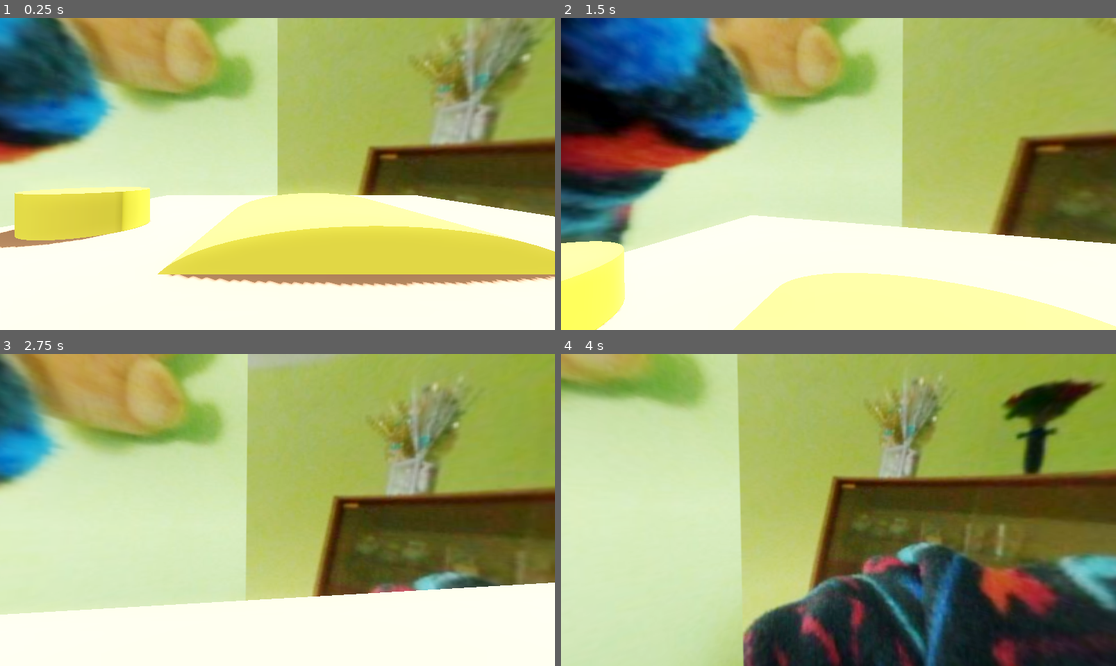
Above: before the commit, frames 1-4 (two rows, left to right).
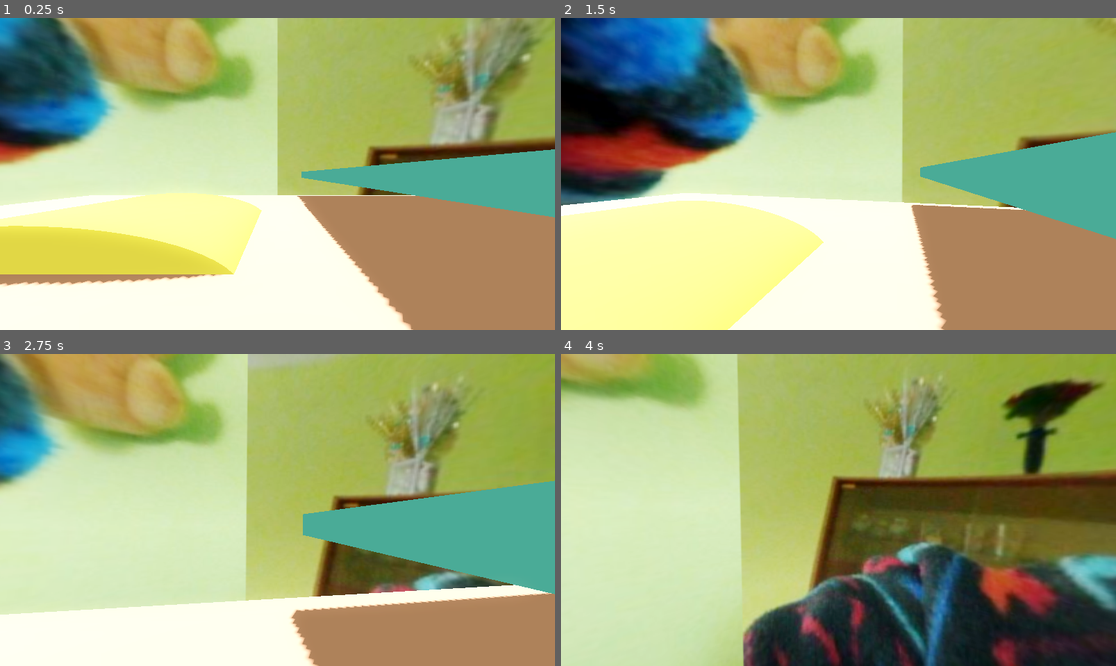
Above: after the commit, the same moments.

Repository: bondo-codeo/third-person-game
Game: Godot game, scene res://world scenes/world.tscn
Two runs of this game, one before a commit and one after it. Both use one fixed random seed, a clock stepped at 60 frames per second and the inputs below.
Inputs (mouse positions are in pixels of both pictures, inside the frame that each line leads up to):
- Up to frame 1 (0.25 s): no input
- Up to frame 2 (1.5 s): tap Enter at 0.5 s; move the mouse to (866, 174) at 0.52 s; hold W (forward) from 0.53 s (still down); tap Space (jump) at 0.6, 0.77, 1.07, 1.35 s; move the mouse to (810, 174) at 1.27 s
- Up to frame 3 (2.75 s): keep holding W (forward); tap Space (jump) at 1.52, 1.82, 2.1 s; move the mouse to (288, 503) at 2.02 s
- Up to frame 4 (4 s): keep holding W (forward); move the mouse to (832, 516) at 2.77 s; tap Space (jump) at 2.85, 3.02, 3.32, 3.6, 3.77 s; move the mouse to (877, 513) at 3.52 s

The runs differ from the first frame. In frame 1, 35% of the frame differs, in the area x 0-100%, y 42-100%; in frame 2, 43%, in the area x 0-100%, y 36-100%; in frame 3, 19%; in frame 4, nothing differs.

Commit message:
added custom resource for player movement
has three variables for now walkspeed, jumpvelocity, lerpdrag

Diff:
--- /dev/null
+++ b/custom resources/scripts/playerMovementData.gd
@@ -0,0 +1,6 @@
+class_name playerMovementData
+extends Resource
+
+@export var walkSpeed = 5
+@export var jumpVelocity = 4
+@export var lerpDrag = 20
--- /dev/null
+++ b/custom resources/tres/normalMovement.tres
@@ -0,0 +1,9 @@
+[gd_resource type="Resource" script_class="playerMovementData" load_steps=2 format=3 uid="uid://dke513kobsbh3"]
+
+[ext_resource type="Script" path="res://custom resources/scripts/playerMovementData.gd" id="1_0ojbi"]
+
+[resource]
+script = ExtResource("1_0ojbi")
+walkSpeed = 5
+jumpVelocity = 4
+lerpDrag = 20
--- a/player assets/character.tscn
+++ b/player assets/character.tscn
@@ -1,6 +1,7 @@
-[gd_scene load_steps=5 format=3 uid="uid://cx8df2xm2muud"]
+[gd_scene load_steps=6 format=3 uid="uid://cx8df2xm2muud"]
 
 [ext_resource type="Script" path="res://scripts/player/character.gd" id="1_etjqj"]
+[ext_resource type="Resource" uid="uid://dke513kobsbh3" path="res://custom resources/tres/normalMovement.tres" id="2_efgkx"]
 
 [sub_resource type="CapsuleShape3D" id="CapsuleShape3D_trh88"]
 
@@ -14,6 +15,7 @@
 [node name="character" type="CharacterBody3D"]
 transform = Transform3D(1, 0, 0, 0, 1, 0, 0, 0, 1, 0, 1, 0)
 script = ExtResource("1_etjqj")
+normalMovement = ExtResource("2_efgkx")
 
 [node name="CollisionShape3D" type="CollisionShape3D" parent="."]
 shape = SubResource("CapsuleShape3D_trh88")
--- a/scripts/player/character.gd
+++ b/scripts/player/character.gd
@@ -1,10 +1,8 @@
 extends CharacterBody3D
 
+@export var normalMovement : playerMovementData
 
 var direction = Vector3.ZERO
-var lerpSpeed = 20
-@export var walkSpeed = 5
-@export var jumpVelocity = 4
 @export var mouseSensitivity = .3
 
 @onready var head = $head
@@ -24,7 +22,7 @@
 	applyGravity(delta)
 	jump()
 	var input_dir = Input.get_vector("left", "right", "forward", "backward")
-	direction = lerp(direction,(transform.basis * Vector3(input_dir.x, 0, input_dir.y)).normalized(), lerpSpeed * delta)
+	direction = lerp(direction,(transform.basis * Vector3(input_dir.x, 0, input_dir.y)).normalized(), normalMovement.lerpDrag * delta)
 	walk(direction, delta)
 	move_and_slide()
 
@@ -33,11 +31,11 @@
 		velocity.y -= gravity * delta
 func jump():
 	if Input.is_action_just_pressed("jump") and is_on_floor():
-		velocity.y = jumpVelocity
+		velocity.y = normalMovement.jumpVelocity
 func walk(dir, delta):
 	if dir:
-		velocity.x = dir.x * walkSpeed
-		velocity.z = dir.z * walkSpeed
+		velocity.x = dir.x * normalMovement.walkSpeed
+		velocity.z = dir.z * normalMovement.walkSpeed
 	else:
-		velocity.x = lerp(velocity.x, 0.0, lerpSpeed * delta)
-		velocity.z = lerp(velocity.z, 0.0, lerpSpeed * delta)
+		velocity.x = lerp(velocity.x, 0.0, normalMovement.lerpDrag * delta)
+		velocity.z = lerp(velocity.z, 0.0, normalMovement.lerpDrag * delta)
--- a/world scenes/world.tscn
+++ b/world scenes/world.tscn
@@ -24,6 +24,9 @@
 [sub_resource type="StandardMaterial3D" id="StandardMaterial3D_g1ou1"]
 albedo_color = Color(1, 1, 0.305882, 1)
 
+[sub_resource type="StandardMaterial3D" id="StandardMaterial3D_t0pk3"]
+albedo_color = Color(0.34902, 0.807843, 0.768627, 1)
+
 [node name="world" type="Node3D"]
 script = ExtResource("1_tjvnd")
 
@@ -40,9 +43,9 @@
 transform = Transform3D(2.95401, 0, 0, 0, 2.39799, 0, 0, 0, 2.62333, 0, 0, 0)
 
 [node name="box" type="CSGBox3D" parent="stage"]
-transform = Transform3D(2.2, 0, 0, 0, 0.175633, 0, 0, 0, 2.3, 0, 0, 0)
+transform = Transform3D(2.2, 0, 0, 0, 0.175633, 0, 0, 0, 2.3, 1.93883, 0, 0)
 use_collision = true
-size = Vector3(2.70142, 1, 2.90918)
+size = Vector3(4.46399, 1, 2.90918)
 material = SubResource("StandardMaterial3D_kxohr")
 
 [node name="cylinder test" type="CSGMesh3D" parent="stage"]
@@ -57,5 +60,11 @@
 mesh = SubResource("CylinderMesh_hop3o")
 material = SubResource("StandardMaterial3D_g1ou1")
 
+[node name="box2" type="CSGBox3D" parent="stage"]
+transform = Transform3D(2.2, 0, 0, 0, 0.175633, 0, 0, 0, 2.3, 5.03566, 0.689112, 0)
+use_collision = true
+size = Vector3(2.70142, 1, 2.90918)
+material = SubResource("StandardMaterial3D_t0pk3")
+
 [node name="character" parent="." instance=ExtResource("2_b8trg")]
-transform = Transform3D(1, 0, 0, 0, 1, 0, 0, 0, 1, -1, 1.13933, 5.66488)
+transform = Transform3D(1, 0, 0, 0, 1, 0, 0, 0, 1, 4.37916, 1.13933, 5.66488)
Not shown: 1 places in world scenes/world.tscn that only renumber resources
